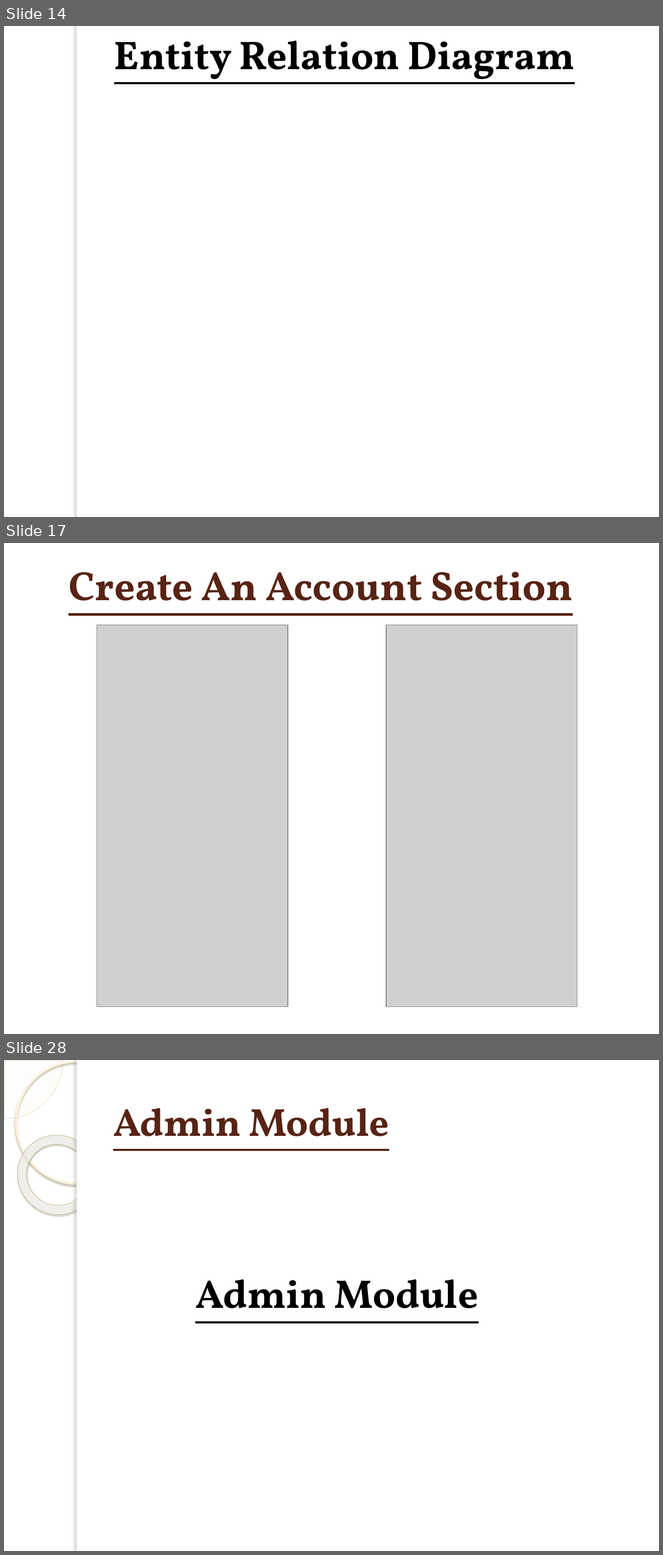
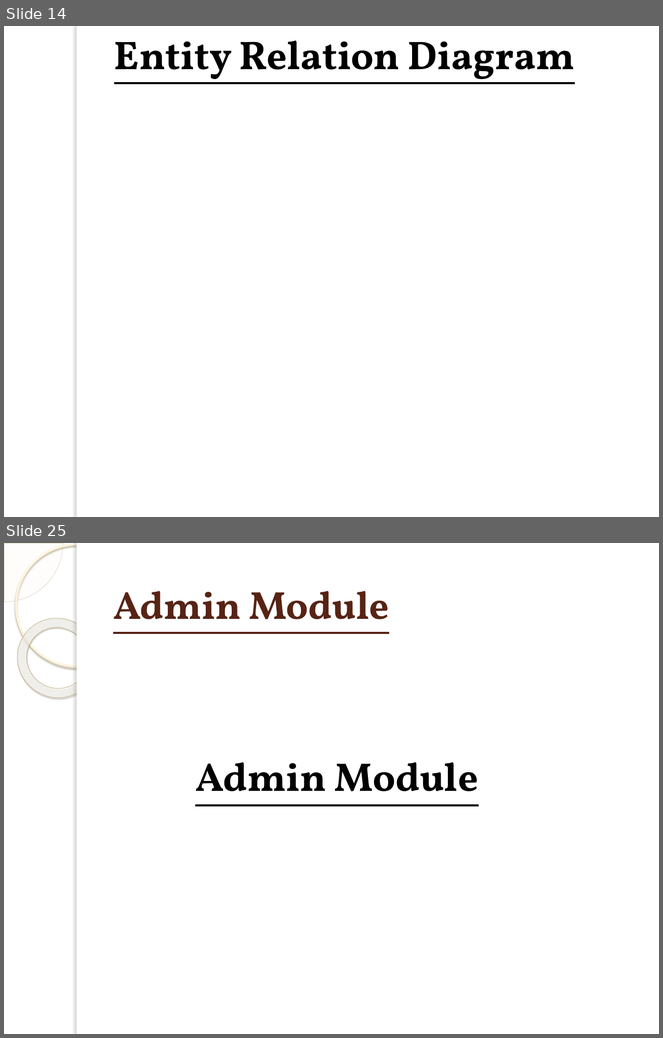
Before and after one commit to Muradali-786/fyp-thesis, a slide deck: fyp presentation New.pptx. Shown one above the other, each under a label of ours: slides 14, 17 and 28 before the commit, slides 14 and 25 after it; the slides between them are not shown. The pictures are 663x1555 and 663x1038 pixels, drawn with LibreOffice and Linux fonts; fonts in the diff are those of the drawing; grey boxes stand for pictures; background and template pictures are left out. Boxes give left, top, right and bottom in pixels: in the first picture for what was removed or moved away, otherwise in the second. Text is boxed around its words. In the diff, an @@ line names an element or a change of style, - is before the commit and + after.

```diff
--- a/fyp presentation New.pptx
+++ b/fyp presentation New.pptx
@@ slide 17 removed at (4,543,659,1034), background picture (left out) @@
@@ title removed at (68,572,573,616) @@
-Create An Account Section
@@ picture removed at (97,625,288,1007) @@
@@ picture removed at (386,625,577,1007) @@
@@ what was slide 28 is now slide 25 @@
```
Also in this commit, not shown: 5 slides changed, 6 slides added, 8 other slides removed.
